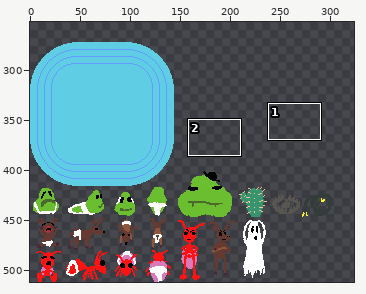
Sprite sheet -- assets/TestMap.png. Above, an overview of the earlier version with the close-up marked.
Close-up. As it was:
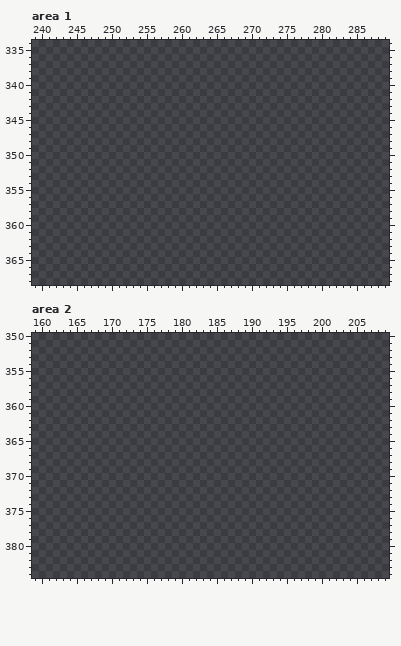
The file is 512x512 pixels. Shown: area 1: x 239..289, y 334..368; area 2: x 159..209, y 350..384. The wide view leaves out empty margins. The commit also changed other parts of the picture, which this record leaves out.
Now the later version:
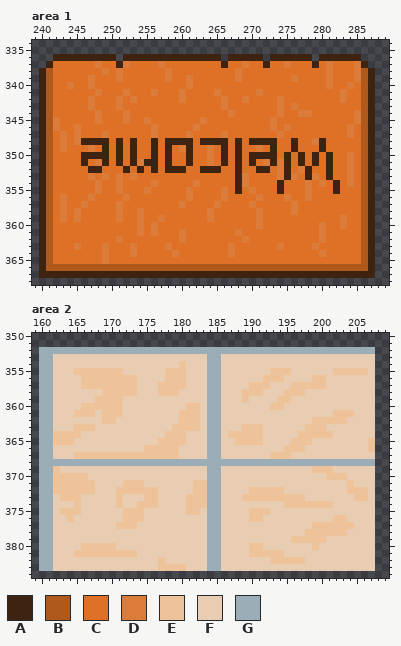
Palette (. is transparent): A #3e2311  B #b0591d  C #df7126  D #dc7c3a  E #eec39a  F #e9cdb2  G #9badb7
Changes in this commit:
Area 1:
y 336: x 242..250 ......... -> AAAAAAAAA; x 252..265 .............. -> AAAAAAAAAAAAAA; x 267..271 ..... -> AAAAA; x 273..278 ...... -> AAAAAA; x 280..285 ...... -> AAAAAA
y 337: x 241..286 .............................................. -> ACCCCCCDCCADCCCCDCCCCCCCCACCDCCACCDCCCACDCCCDA
y 338: x 240..287 ................................................ -> ABCCCCCCCDCDCCCCCCDCCCCCCCCCDCCCCCCCCCCCCDCCCDBA
y 339: x 240..287 ................................................ -> ABCCCCCDCCCDCCCCCCDCCDCCCCCCDCCCCCCCDCCCCDCCCDBA
y 340: x 240..287 ................................................ -> ABCCDCCDCCCCCCCCCCCCCDCCCCCCCCCCCCCCCCCCCDCCDCBA
y 341: x 240..287 ................................................ -> ABCCCCCCDCCCDCCCDCCCDCCCCDCCCCCDCCCCCCCCCCCDCCBA
y 342: x 240..287 ................................................ -> ABCCCCCDCCCDCDCCCCCCDCCCCCDCCDCCCCDCCCCCCCCDCCBA
y 343: x 240..287 ................................................ -> ABCCCCCDCCCDCCCCCCCCCCCCCCDCCCCCCCDCDCCCCCCCCCBA
y 344: x 240..287 ................................................ -> ABCCCCCCDCCCDCCCCCCCCCCCCCCDCCCCCCDCCDDCCCCCCDBA
y 345: x 240..287 ................................................ -> ABDCCCCCDCCCDCCDCCCCCCCDCCCCCCCCCDCCCCCCCCCCCDBA
y 346: x 240..287 ................................................ -> ABDCCDCCCCCCCCCCDCCCCCDCCCCCCCCCCDCDCCCCCCCCDCBA
y 347: x 240..287 ................................................ -> ABCDCDCCCDCCCCCCDCCCCDCCCCDCCCCCCCDCCCCCCCCCDCBA
y 348: x 240..287 ................................................ -> ABCDCDAAAACACACCACAAAACAAAACACAAAACCACCDACCCCCBA
y 349: x 240..287 ................................................ -> ABCDCCCDCACACACCACACDACCDCACACCDCACCACCCACCCCCBA
y 350: x 240..287 ................................................ -> ABCCCCAAAACACACCACACCACCDCACACAAAACACACACACCDCBA
y 351: x 240..287 ................................................ -> ABCCCCACDACACADAACACCACCDCACACACDADACACACACCDCBA
y 352: x 240..287 ................................................ -> ABCCCCCAACCCACACACAAACCAAACCACCAACDACDACCACCDCBA
y 353: x 240..287 ................................................ -> ABCCCCCDCDCDCDCCCCCCCCCCCCCCADCCCCDADCADCACCDCBA
y 354: x 240..287 ................................................ -> ABCCCCCCDCCDCCCCDCCCCCDCCCCCADCCCCACCCDCDCACDCBA
y 355: x 240..287 ................................................ -> ABCCCCCCDCCDCCCDCCCCCDCCCCDCACDCCCACCCDCCCACCCBA
y 356: x 240..287 ................................................ -> ABCDCCCDCCCCDCCCCCCCCDCCCCDCCCCDCCCDCCDCCCCCCCBA
y 357: x 240..287 ................................................ -> ABCDCCDCCCCDCCCCCCCCDCCCCDCCCCDCCCCCDCCCCCCCCCBA
y 358: x 240..287 ................................................ -> ABCDCDCCCCCDCCDCCCCCCCCCDCCCCCCDCCCCDCCCCCCCCCBA
y 359: x 240..287 ................................................ -> ABCDCDCCCCCDCCDCCDCCCCCCDCCCCCCDCCCCCCCCCCCDCCBA
y 360: x 240..287 ................................................ -> ABCCCCCCCCCCCCDCDCCCCCCCCCCCCCCDCCCCCCCCDCCDCCBA
y 361: x 240..287 ................................................ -> ABCCCCCCCCCCCCDCDCCCDCCCCCCCDCCCCCCCCCCCDCCCCCBA
y 362: x 240..287 ................................................ -> ABCCCCCCCCCDCCCCCCCCDCCCCCCCCDCCCCCCCCCCDCCCCCBA
y 363: x 240..287 ................................................ -> ABCCCDCCCDCCCDCCCCDCCCCCCCCDCCCCCCDCCCCDCCCCCCBA
y 364: x 240..287 ................................................ -> ABCCCCCCCDCCCDCCCCCDCCCCCCCDCCCCCCCCCCCCDCCCCCBA
y 365: x 240..287 ................................................ -> ABCCCCCCCDCCCCCCCCCCCCCCCCCCCCCCCCCCCCCCCCCCCCBA
y 366: x 240..287 ................................................ -> ABBBBBBBBBBBBBBBBBBBBBBBBBBBBBBBBBBBBBBBBBBBBBBA
y 367: x 240..287 ................................................ -> AAAAAAAAAAAAAAAAAAAAAAAAAAAAAAAAAAAAAAAAAAAAAAAA
Area 2:
y 352: x 160..207 ................................................ -> GGGGGGGGGGGGGGGGGGGGGGGGGGGGGGGGGGGGGGGGGGGGGGGG
y 353: x 160..207 ................................................ -> GGFFFFFFFFFFFFFFFFFFFFFFGGFFFFFFFFFFFFFFFFFFFFFF
y 354: x 160..207 ................................................ -> GGFFFFFFFFFFFFFFFFFFEFFFGGFFFFFFFFFFFFFFFFFFFFFF
y 355: x 160..207 ................................................ -> GGFFFEEEEEEEFFFFFFEEEFFFGGFFFFFFFEEEFFFFFFEEEEEF
y 356: x 160..207 ................................................ -> GGFFFFEEEEEEEEFFFFEEEFFFGGFFFFFFEEEFFFFEEFFFFFFF
y 357: x 160..207 ................................................ -> GGFFFFEEEEEEEEFFFEEEEFFFGGFFFFEEEFFFEEEEEFFFFFFF
y 358: x 160..207 ................................................ -> GGFFFFFFFEEEEEFFFEEEFFFFGGFFFEEEFFFEEEFFFFFFFFFF
y 359: x 160..207 ................................................ -> GGFFFFFFEEEEFFFFFFFFFFFFGGFFFEFFFFEEFFFFFFFFFFFF
y 360: x 160..207 ................................................ -> GGFFFFEEEEEEFFFFFFFFFEEFGGFFFFFFFEEFFFFFFFFFFFFF
y 361: x 160..207 ................................................ -> GGFFFEEEFEEEFFFFFFFFEEEFGGFFFFFFFFFFFFFFFFEEEFFF
y 362: x 160..207 ................................................ -> GGFFFFFFFEEFFFFFFFFFEEEFGGFFFFFFFFFFFFFEEEEEFFFF
y 363: x 160..207 ................................................ -> GGFFFEEEFFFFFFFFFFFEEEEFGGFFFEEEFFFFFFEEEFFFFFFF
y 364: x 160..207 ................................................ -> GGEEEEFFFFFFFFFFFFEEEFFFGGFEEEEEFFFFFEEEEEFFFFFF
y 365: x 160..207 ................................................ -> GGEEEFFFFFFFFFFFFEEEEFFFGGFFEEEEFFFFEEEFFFFFFFFE
y 366: x 160..207 ................................................ -> GGFFFFFFFFFFFFFEEEEEFFFFGGFFFFFFFFFEEEFFFFFFFFFE
y 367: x 160..207 ................................................ -> GGFFFEEEEEEEEEEEEEEEFFFFGGFFFFFFFEEEFFFFFFFFFFFF
y 368: x 160..207 ................................................ -> GGGGGGGGGGGGGGGGGGGGGGGGGGGGGGGGGGGGGGGGGGGGGGGG
y 369: x 160..207 ................................................ -> GGEFFFFFFFFFFFFFFFFFFFFFGGFFFFFFFFFFFFFEEEFFFFFF
y 370: x 160..207 ................................................ -> GGEEEEEFFFFFFFFFFFFFFFFFGGFFFFFFFFFFFFFFFEEEFFFF
y 371: x 160..207 ................................................ -> GGEEEEEEFFFFEEEFFFFFFFEEGGFFFFFFFFFFFFFFFFFFEFFF
y 372: x 160..207 ................................................ -> GGEEEEEEFFFEEEEEEFFFFFEEGGFFFFEEEEEFFFFFFFFFEEEF
y 373: x 160..207 ................................................ -> GGFEEEFFFFFEFFFEEFFFFEEEGGFFFEEEEEEEEEFFFFFFFEEF
y 374: x 160..207 ................................................ -> GGFFFEFFFFFEFFEEEFFFFEEEGGFFFFFFFFFEEEEEEEFFFFFF
y 375: x 160..207 ................................................ -> GGFEEEFFFFFFEEEFFFFFFEEFGGFFFFEEEFFFFFFFFFFFFFFF
y 376: x 160..207 ................................................ -> GGFFEFFFFFFFEEEFFFFFFFFFGGFFFFEEFFFFFFFFFFEEFFFF
y 377: x 160..207 ................................................ -> GGFFFFFFFFFEEEFFFFFFFFFFGGFFFFFFFFFFFFFEEEEEEFFF
y 378: x 160..207 ................................................ -> GGFFFFFFFFFFFFFFFFFFFFFFGGFFFFFFFFFFFFEEEEEEFFFF
y 379: x 160..207 ................................................ -> GGFFFFFFFFFFFFFFFFFFFFFFGGFFFFFFFFFFEEEEEFFFFFFF
y 380: x 160..207 ................................................ -> GGFFFFEEEEEFFFFFFFFFFFFFGGFFFFEEFFFFFFFEFFFFFFFF
y 381: x 160..207 ................................................ -> GGFFFEEEEEEEEEFFFFFFFFFFGGFFFFEEEEEFFFFFFFFFFFFF
y 382: x 160..207 ................................................ -> GGFFFFFFFFFFFFFFFEFFFFFFGGFFFFFFFEEEEEFFFFFFFFFF
y 383: x 160..207 ................................................ -> GGFFFFFFFFFFFFFFFEEEEFFFGGFFFFFFFFFFFFFFFFFFFFFF
Changed places in both close-ups, as pixel boxes (x1, y1, x2, y2):
added: (39, 54, 375, 278)
added: (39, 347, 375, 571)
